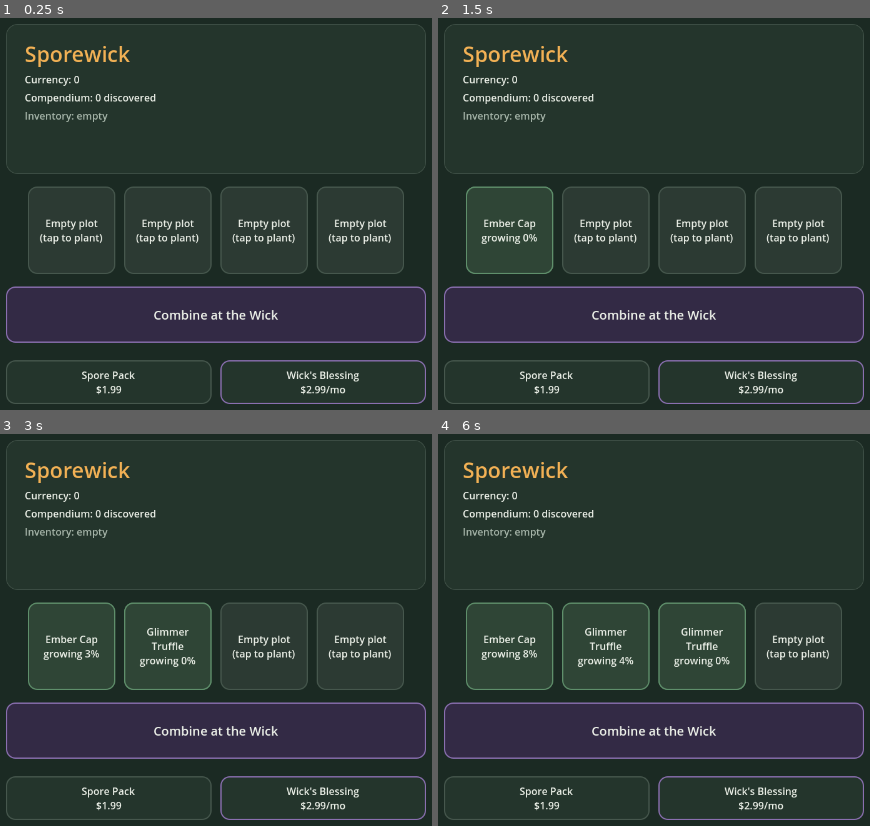
Above: before the commit, frames 1-4 (two rows, left to right).
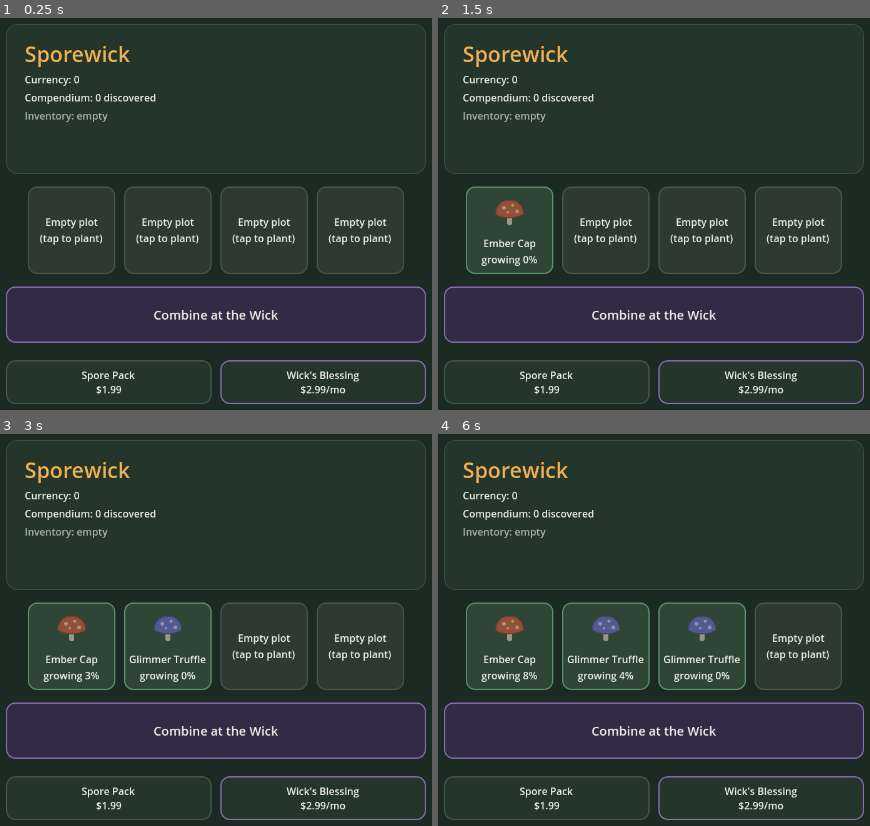
Above: after the commit, the same moments.

Repository: acophisoph/Game-Factory
Game: Godot game, scene res://scenes/Main.tscn
The game is run twice, just before and just after one commit, with the same random seed, the same clock (stepped at 60 frames per second) and the same inputs.
Inputs (mouse positions are in pixels of both pictures, inside the frame that each line leads up to):
- Up to frame 1 (0.25 s): no input
- Up to frame 2 (1.5 s): click (511, 229) at 0.5 s, where only the run before the commit has a clickable "Empty plot (tap to plant)"; click (511, 229) at 1.25 s, where only the run before the commit has a clickable "Ember Cap growing 0%"
- Up to frame 3 (3 s): click (73, 645) at 2.02 s; click (168, 645) at 2.75 s, where only the run before the commit has a clickable "Empty plot (tap to plant)"
- Up to frame 4 (6 s): click (511, 645) at 3.5 s, where only the run before the commit has a clickable "Ember Cap growing 3%"; click (606, 645) at 4.25 s, where only the run before the commit has a clickable "Glimmer Truffle growing 0%"; click (606, 645) at 5.02 s; click (701, 645) at 5.75 s, where only the run before the commit has a clickable "Empty plot (tap to plant)"

The runs differ from the first frame. In frame 1, 0.9% of the frame differs, in the area x 9-91%, y 51-58%; in frame 2, 1.5%; in frame 3, 2.0%; in frame 4, 2.6%, in the area x 9-91%, y 46-64%.

Commit message:
Run #5: Sporewick real Asset pass — spore icon set, app icon, store listing
Fast-forward-merged run #4's branch (b33g2a, PR #3) first since this
run's designated branch again predated the latest progress; superseding
PR #3.

- Hand-authored a 10-icon spore art set (base/hybrid/refined tiers +
  Mystery Spore fallback) via a new tools/gen_spore_icons.py generator,
  wired into the plot buttons in place of text-only labels.
- Redesigned the app icon to match, and rendered real store-listing
  deliverables: a 1024x1024 icon and a 1179x2556 no-device-frame
  gameplay screenshot (new tools/capture_store_screenshot.sh).
- Fixed a real latent bug: Godot's gitignored imported-texture cache
  was never regenerated before a headless run, so new texture assets
  would silently fail to load on a fresh checkout while gameplay
  assertions still passed. Added a --headless --import pre-step to the
  verification and screenshot tooling; verified by simulating a clean
  checkout.
- 35/35 headless autopilot assertions still pass.
- STATE.md/ASSET_LOG.md updated; flagged that only 10 days remain in
  the submission window and RevenueCat/store account setup (human-only
  work) hasn't started yet.

Co-Authored-By: Claude Sonnet 5 <noreply@anthropic.com>
Claude-Session: https://claude.ai/code/session_014WDaaG7b9fjXVbM3s45ajr

Diff:
--- /dev/null
+++ b/game/sporewick/assets/spores/cindermoss_bloom.svg
@@ -0,0 +1,9 @@
+<svg xmlns="http://www.w3.org/2000/svg" viewBox="0 0 128 128" width="128" height="128">
+  <circle cx="64" cy="60" r="56" fill="none" stroke="#8fce6b" stroke-width="4" opacity="0.55"/>
+  <rect x="56" y="70" width="16" height="32" rx="7" fill="#e6ddc0"/>
+  <path d="M20 66c0-26 18-44 44-44s44 18 44 44c-12 8-28 12-44 12s-32-4-44-12z" fill="#c97a3a" stroke="#8f4f21" stroke-width="3"/>
+  <circle cx="46" cy="46" r="6" fill="#bfe89a"/>
+  <circle cx="74" cy="38" r="5" fill="#bfe89a"/>
+  <circle cx="88" cy="58" r="6" fill="#bfe89a"/>
+  <circle cx="58" cy="60" r="4" fill="#bfe89a"/>
+</svg>
--- /dev/null
+++ b/game/sporewick/assets/spores/duskmoss_lantern.svg
@@ -0,0 +1,9 @@
+<svg xmlns="http://www.w3.org/2000/svg" viewBox="0 0 128 128" width="128" height="128">
+  <circle cx="64" cy="60" r="56" fill="none" stroke="#8f7bd6" stroke-width="4" opacity="0.55"/>
+  <rect x="56" y="70" width="16" height="32" rx="7" fill="#e6ddc0"/>
+  <path d="M20 66c0-26 18-44 44-44s44 18 44 44c-12 8-28 12-44 12s-32-4-44-12z" fill="#4a8f8a" stroke="#2c615d" stroke-width="3"/>
+  <circle cx="46" cy="46" r="6" fill="#cfeee9"/>
+  <circle cx="74" cy="38" r="5" fill="#cfeee9"/>
+  <circle cx="88" cy="58" r="6" fill="#cfeee9"/>
+  <circle cx="58" cy="60" r="4" fill="#cfeee9"/>
+</svg>
--- /dev/null
+++ b/game/sporewick/assets/spores/ember_cap.svg
@@ -0,0 +1,9 @@
+<svg xmlns="http://www.w3.org/2000/svg" viewBox="0 0 128 128" width="128" height="128">
+
+  <rect x="56" y="70" width="16" height="32" rx="7" fill="#f2e2c9"/>
+  <path d="M20 66c0-26 18-44 44-44s44 18 44 44c-12 8-28 12-44 12s-32-4-44-12z" fill="#e8563c" stroke="#b8371f" stroke-width="3"/>
+  <circle cx="46" cy="46" r="6" fill="#ffd9a0"/>
+  <circle cx="74" cy="38" r="5" fill="#ffd9a0"/>
+  <circle cx="88" cy="58" r="6" fill="#ffd9a0"/>
+  <circle cx="58" cy="60" r="4" fill="#ffd9a0"/>
+</svg>
--- /dev/null
+++ b/game/sporewick/assets/spores/gilded_truffle.svg
@@ -0,0 +1,9 @@
+<svg xmlns="http://www.w3.org/2000/svg" viewBox="0 0 128 128" width="128" height="128">
+  <circle cx="64" cy="60" r="56" fill="none" stroke="#f0cf6b" stroke-width="4" opacity="0.55"/>
+  <rect x="56" y="70" width="16" height="32" rx="7" fill="#eee6cc"/>
+  <path d="M20 66c0-26 18-44 44-44s44 18 44 44c-12 8-28 12-44 12s-32-4-44-12z" fill="#8a86f0" stroke="#5f5bc9" stroke-width="3"/>
+  <circle cx="46" cy="46" r="6" fill="#f4f0ff"/>
+  <circle cx="74" cy="38" r="5" fill="#f4f0ff"/>
+  <circle cx="88" cy="58" r="6" fill="#f4f0ff"/>
+  <circle cx="58" cy="60" r="4" fill="#f4f0ff"/>
+</svg>
--- /dev/null
+++ b/game/sporewick/assets/spores/glimmer_truffle.svg
@@ -0,0 +1,9 @@
+<svg xmlns="http://www.w3.org/2000/svg" viewBox="0 0 128 128" width="128" height="128">
+
+  <rect x="56" y="70" width="16" height="32" rx="7" fill="#e6ddc0"/>
+  <path d="M20 66c0-26 18-44 44-44s44 18 44 44c-12 8-28 12-44 12s-32-4-44-12z" fill="#6e6bd6" stroke="#4a47a8" stroke-width="3"/>
+  <circle cx="46" cy="46" r="6" fill="#d9d6ff"/>
+  <circle cx="74" cy="38" r="5" fill="#d9d6ff"/>
+  <circle cx="88" cy="58" r="6" fill="#d9d6ff"/>
+  <circle cx="58" cy="60" r="4" fill="#d9d6ff"/>
+</svg>
--- /dev/null
+++ b/game/sporewick/assets/spores/moss_puff.svg
@@ -0,0 +1,9 @@
+<svg xmlns="http://www.w3.org/2000/svg" viewBox="0 0 128 128" width="128" height="128">
+
+  <rect x="56" y="70" width="16" height="32" rx="7" fill="#e6ddc0"/>
+  <path d="M20 66c0-26 18-44 44-44s44 18 44 44c-12 8-28 12-44 12s-32-4-44-12z" fill="#5fae5a" stroke="#3d7a3a" stroke-width="3"/>
+  <circle cx="46" cy="46" r="6" fill="#eafccb"/>
+  <circle cx="74" cy="38" r="5" fill="#eafccb"/>
+  <circle cx="88" cy="58" r="6" fill="#eafccb"/>
+  <circle cx="58" cy="60" r="4" fill="#eafccb"/>
+</svg>
--- /dev/null
+++ b/game/sporewick/assets/spores/mystery_spore.svg
@@ -0,0 +1,9 @@
+<svg xmlns="http://www.w3.org/2000/svg" viewBox="0 0 128 128" width="128" height="128">
+
+  <rect x="56" y="70" width="16" height="32" rx="7" fill="#bdbdbd"/>
+  <path d="M20 66c0-26 18-44 44-44s44 18 44 44c-12 8-28 12-44 12s-32-4-44-12z" fill="#7a7a7a" stroke="#4d4d4d" stroke-width="3"/>
+  <circle cx="46" cy="46" r="6" fill="#c9c9c9"/>
+  <circle cx="74" cy="38" r="5" fill="#c9c9c9"/>
+  <circle cx="88" cy="58" r="6" fill="#c9c9c9"/>
+  <circle cx="58" cy="60" r="4" fill="#c9c9c9"/>
+</svg>
--- /dev/null
+++ b/game/sporewick/assets/spores/plush_moss_puff.svg
@@ -0,0 +1,9 @@
+<svg xmlns="http://www.w3.org/2000/svg" viewBox="0 0 128 128" width="128" height="128">
+  <circle cx="64" cy="60" r="56" fill="none" stroke="#bff29c" stroke-width="4" opacity="0.55"/>
+  <rect x="56" y="70" width="16" height="32" rx="7" fill="#eee6cc"/>
+  <path d="M20 66c0-26 18-44 44-44s44 18 44 44c-12 8-28 12-44 12s-32-4-44-12z" fill="#7ecf6f" stroke="#4f9a49" stroke-width="3"/>
+  <circle cx="46" cy="46" r="6" fill="#f2ffe0"/>
+  <circle cx="74" cy="38" r="5" fill="#f2ffe0"/>
+  <circle cx="88" cy="58" r="6" fill="#f2ffe0"/>
+  <circle cx="58" cy="60" r="4" fill="#f2ffe0"/>
+</svg>
--- /dev/null
+++ b/game/sporewick/assets/spores/radiant_ember_cap.svg
@@ -0,0 +1,9 @@
+<svg xmlns="http://www.w3.org/2000/svg" viewBox="0 0 128 128" width="128" height="128">
+  <circle cx="64" cy="60" r="56" fill="none" stroke="#ffcf6b" stroke-width="4" opacity="0.55"/>
+  <rect x="56" y="70" width="16" height="32" rx="7" fill="#f7ecd6"/>
+  <path d="M20 66c0-26 18-44 44-44s44 18 44 44c-12 8-28 12-44 12s-32-4-44-12z" fill="#ff7a4d" stroke="#d94e22" stroke-width="3"/>
+  <circle cx="46" cy="46" r="6" fill="#fff0c9"/>
+  <circle cx="74" cy="38" r="5" fill="#fff0c9"/>
+  <circle cx="88" cy="58" r="6" fill="#fff0c9"/>
+  <circle cx="58" cy="60" r="4" fill="#fff0c9"/>
+</svg>
--- /dev/null
+++ b/game/sporewick/assets/spores/suncap_ember.svg
@@ -0,0 +1,9 @@
+<svg xmlns="http://www.w3.org/2000/svg" viewBox="0 0 128 128" width="128" height="128">
+  <circle cx="64" cy="60" r="56" fill="none" stroke="#7d6be0" stroke-width="4" opacity="0.55"/>
+  <rect x="56" y="70" width="16" height="32" rx="7" fill="#f2e2c9"/>
+  <path d="M20 66c0-26 18-44 44-44s44 18 44 44c-12 8-28 12-44 12s-32-4-44-12z" fill="#f0954a" stroke="#c1631f" stroke-width="3"/>
+  <circle cx="46" cy="46" r="6" fill="#f4d1ff"/>
+  <circle cx="74" cy="38" r="5" fill="#f4d1ff"/>
+  <circle cx="88" cy="58" r="6" fill="#f4d1ff"/>
+  <circle cx="58" cy="60" r="4" fill="#f4d1ff"/>
+</svg>
--- a/game/sporewick/icon.svg
+++ b/game/sporewick/icon.svg
@@ -1,8 +1,11 @@
 <svg xmlns="http://www.w3.org/2000/svg" viewBox="0 0 128 128" width="128" height="128">
-  <circle cx="64" cy="64" r="60" fill="#2b1d3a"/>
-  <path d="M28 62c0-22 16-38 36-38s36 16 36 38c-10 6-24 9-36 9s-26-3-36-9z" fill="#e8567c"/>
-  <circle cx="46" cy="46" r="5" fill="#ffe3ea"/>
-  <circle cx="72" cy="40" r="4" fill="#ffe3ea"/>
-  <circle cx="86" cy="58" r="5" fill="#ffe3ea"/>
-  <rect x="54" y="70" width="20" height="34" rx="8" fill="#f2e6c9"/>
+  <rect x="0" y="0" width="128" height="128" rx="28" fill="#1b2a23"/>
+  <circle cx="64" cy="60" r="50" fill="none" stroke="#f2b155" stroke-width="3" opacity="0.5"/>
+  <rect x="56" y="76" width="16" height="26" rx="7" fill="#f2e2c9"/>
+  <path d="M22 62c0-24 18-40 42-40s42 16 42 40c-11 7-27 11-42 11s-31-4-42-11z"
+        fill="#e8563c" stroke="#b8371f" stroke-width="3"/>
+  <circle cx="46" cy="44" r="6" fill="#ffd9a0"/>
+  <circle cx="74" cy="36" r="5" fill="#ffd9a0"/>
+  <circle cx="88" cy="56" r="6" fill="#ffd9a0"/>
+  <circle cx="58" cy="58" r="4" fill="#ffd9a0"/>
 </svg>
--- a/game/sporewick/scripts/main.gd
+++ b/game/sporewick/scripts/main.gd
@@ -46,6 +46,25 @@
 const COLOR_WICK_BG := Color("332a45")
 const COLOR_WICK_BORDER := Color("8a6fb0")
 
+# --- Spore art (Asset pass, run #5) ---
+# Maps a spore species name to its icon filename (assets/spores/*.png —
+# original hand-authored art generated by tools/gen_spore_icons.py, logged
+# in ASSET_LOG.md). Loaded once into _spore_icons at startup rather than
+# re-loading a texture on every UI refresh.
+const SPORE_ICON_FILES := {
+	"Ember Cap": "ember_cap.png",
+	"Moss Puff": "moss_puff.png",
+	"Glimmer Truffle": "glimmer_truffle.png",
+	"Cindermoss Bloom": "cindermoss_bloom.png",
+	"Suncap Ember": "suncap_ember.png",
+	"Duskmoss Lantern": "duskmoss_lantern.png",
+	"Radiant Ember Cap": "radiant_ember_cap.png",
+	"Plush Moss Puff": "plush_moss_puff.png",
+	"Gilded Truffle": "gilded_truffle.png",
+	"Mystery Spore": "mystery_spore.png",
+}
+const SPORE_ICON_DIR := "res://assets/spores/"
+
 enum PlotState { EMPTY, GROWING, READY }
 
 var plots := []
@@ -53,7 +72,10 @@
 var compendium := {}
 var currency := 0
 
+var _spore_icons := {}
 var _plot_buttons := []
+var _plot_icons := []
+var _plot_labels := []
 var _currency_label: Label
 var _compendium_label: Label
 var _inventory_label: Label
@@ -77,6 +99,11 @@
 
 	var args := OS.get_cmdline_user_args()
 	var is_verify := args.has("--verify")
+	var is_store_screenshot := args.has("--store-screenshot")
+	if is_store_screenshot:
+		# Store-listing screenshots need a phone-shaped capture (1179x2556,
+		# no device frame) independent of whatever the dev-window size is.
+		get_window().size = Vector2i(1179, 2556)
 	if is_verify:
 		_active_grow_seconds = VERIFY_GROW_SECONDS
 		_save_path = VERIFY_SAVE_PATH
@@ -88,6 +115,8 @@
 	for i in range(PLOT_COUNT):
 		plots.append({"state": PlotState.EMPTY, "spore_type": "", "timer": 0.0})
 
+	_load_spore_icons()
+
 	if not is_verify:
 		_load_game()
 
@@ -109,6 +138,14 @@
 				outdir = a.substr(len("--outdir="))
 		await _run_autopilot(outdir)
 		get_tree().quit(0 if autopilot_ok else 1)
+
+	if is_store_screenshot:
+		var outdir := "res://store_listing"
+		for a in args:
+			if a.begins_with("--outdir="):
+				outdir = a.substr(len("--outdir="))
+		await _capture_store_screenshot(outdir)
+		get_tree().quit(0)
 
 
 func _process(delta: float) -> void:
@@ -121,6 +158,15 @@
 				changed = true
 	if changed:
 		_refresh_ui()
+
+
+# Loads every spore's icon texture once at startup (assets/spores/*.png,
+# see SPORE_ICON_FILES) rather than re-loading a Texture2D resource from
+# disk on every UI refresh.
+func _load_spore_icons() -> void:
+	for spore_type in SPORE_ICON_FILES:
+		var path: String = SPORE_ICON_DIR + SPORE_ICON_FILES[spore_type]
+		_spore_icons[spore_type] = load(path)
 
 
 # Wick's Blessing (subscription IAP, see purchase_manager.gd) halves the
@@ -335,12 +381,37 @@
 	for i in range(PLOT_COUNT):
 		var btn := Button.new()
 		btn.custom_minimum_size = Vector2(140, 140)
-		btn.clip_text = true
-		btn.autowrap_mode = TextServer.AUTOWRAP_WORD
 		btn.pressed.connect(_on_plot_pressed.bind(i))
 		_style_plot_button(btn, COLOR_EMPTY_BG, COLOR_EMPTY_BORDER)
 		plots_box.add_child(btn)
 		_plot_buttons.append(btn)
+
+		# Icon + status text stacked inside the button. Children are click-
+		# through (MOUSE_FILTER_IGNORE) so taps still land on the Button
+		# itself, not on the icon/label drawn on top of it.
+		var content := VBoxContainer.new()
+		content.set_anchors_preset(Control.PRESET_FULL_RECT)
+		content.alignment = BoxContainer.ALIGNMENT_CENTER
+		content.add_theme_constant_override("separation", 4)
+		content.mouse_filter = Control.MOUSE_FILTER_IGNORE
+		btn.add_child(content)
+
+		var icon_rect := TextureRect.new()
+		icon_rect.custom_minimum_size = Vector2(64, 64)
+		icon_rect.expand_mode = TextureRect.EXPAND_IGNORE_SIZE
+		icon_rect.stretch_mode = TextureRect.STRETCH_KEEP_ASPECT_CENTERED
+		icon_rect.size_flags_horizontal = Control.SIZE_SHRINK_CENTER
+		icon_rect.mouse_filter = Control.MOUSE_FILTER_IGNORE
+		content.add_child(icon_rect)
+		_plot_icons.append(icon_rect)
+
+		var label := Label.new()
+		label.horizontal_alignment = HORIZONTAL_ALIGNMENT_CENTER
+		label.autowrap_mode = TextServer.AUTOWRAP_WORD
+		label.add_theme_color_override("font_color", COLOR_TEXT)
+		label.mouse_filter = Control.MOUSE_FILTER_IGNORE
+		content.add_child(label)
+		_plot_labels.append(label)
 
 	var wick_margin := MarginContainer.new()
 	wick_margin.add_theme_constant_override("margin_left", 24)
@@ -442,16 +513,25 @@
 	for i in range(PLOT_COUNT):
 		var plot = plots[i]
 		var btn: Button = _plot_buttons[i]
+		var icon_rect: TextureRect = _plot_icons[i]
+		var label: Label = _plot_labels[i]
 		match plot.state:
 			PlotState.EMPTY:
-				btn.text = "Empty plot\n(tap to plant)"
+				icon_rect.visible = false
+				label.text = "Empty plot\n(tap to plant)"
 				_style_plot_button(btn, COLOR_EMPTY_BG, COLOR_EMPTY_BORDER)
 			PlotState.GROWING:
 				var pct := int(100.0 * plot.timer / _effective_grow_seconds())
-				btn.text = "%s\ngrowing %d%%" % [plot.spore_type, pct]
+				icon_rect.visible = true
+				icon_rect.texture = _spore_icons.get(plot.spore_type)
+				icon_rect.modulate = Color(1, 1, 1, 0.55) # dimmed while still growing
+				label.text = "%s\ngrowing %d%%" % [plot.spore_type, pct]
 				_style_plot_button(btn, COLOR_GROWING_BG, COLOR_GROWING_BORDER)
 			PlotState.READY:
-				btn.text = "%s\nready! (tap to harvest)" % plot.spore_type
+				icon_rect.visible = true
+				icon_rect.texture = _spore_icons.get(plot.spore_type)
+				icon_rect.modulate = Color(1, 1, 1, 1)
+				label.text = "%s\nready! (tap to harvest)" % plot.spore_type
 				_style_plot_button(btn, COLOR_READY_BG, COLOR_READY_BORDER)
 
 
@@ -585,6 +665,41 @@
 
 	print("Final state: currency=%d compendium=%s inventory=%s" % [currency, JSON.stringify(compendium), inventory])
 	print("--- Sporewick headless autopilot ", ("PASS" if autopilot_ok else "FAIL"), " ---")
+
+
+# Drives the real game loop into a visually representative mid-game state
+# (a mix of growing/ready plots, a non-empty compendium, positive currency)
+# and captures a single real rendered frame for the store listing. Same
+# principle as the verification autopilot: this is genuine gameplay state
+# reached through the real functions, not a staged/mocked screenshot.
+func _capture_store_screenshot(outdir: String) -> void:
+	plant_at(0, "Ember Cap")
+	plant_at(1, "Glimmer Truffle")
+	# Fast-forward growth directly (skips real wall-clock waiting — growth
+	# timing itself is already covered by the verification autopilot; this
+	# only needs to reach a representative *state* to screenshot).
+	plots[0].timer = _active_grow_seconds
+	plots[1].timer = _active_grow_seconds
+	plots[0].state = PlotState.READY
+	plots[1].state = PlotState.READY
+	harvest_at(0)
+	harvest_at(1)
+	combine_at_wick() # discovers Suncap Ember
+	plant_at(0, "Ember Cap")
+	plant_at(2, "Moss Puff")
+	plots[0].timer = _active_grow_seconds
+	plots[0].state = PlotState.READY
+	# Leave plot 2 growing (partway) and plot 3 empty so the screenshot
+	# shows every plot state at once, not just the "everything ready" case.
+	plots[2].state = PlotState.GROWING
+	plots[2].timer = _active_grow_seconds * 0.4
+	_refresh_ui()
+	await get_tree().process_frame
+	await get_tree().process_frame
+	var img := get_viewport().get_texture().get_image()
+	DirAccess.make_dir_recursive_absolute(outdir)
+	img.save_png(outdir.path_join("store_screenshot_1179x2556.png"))
+	print("Store screenshot saved to ", outdir)
 
 
 # Purchases.purchase_result is async-shaped (a signal) to match the real
Binary file added: game/sporewick/assets/spores/cindermoss_bloom.png
Not shown, added: game/sporewick/assets/spores/cindermoss_bloom.png.import
Binary file added: game/sporewick/assets/spores/duskmoss_lantern.png
Not shown, added: game/sporewick/assets/spores/duskmoss_lantern.png.import
Binary file added: game/sporewick/assets/spores/ember_cap.png
Not shown, added: game/sporewick/assets/spores/ember_cap.png.import
Binary file added: game/sporewick/assets/spores/gilded_truffle.png
Not shown, added: game/sporewick/assets/spores/gilded_truffle.png.import
Binary file added: game/sporewick/assets/spores/glimmer_truffle.png
Not shown, added: game/sporewick/assets/spores/glimmer_truffle.png.import
Binary file added: game/sporewick/assets/spores/moss_puff.png
Not shown, added: game/sporewick/assets/spores/moss_puff.png.import
(and 29 more such lines)
